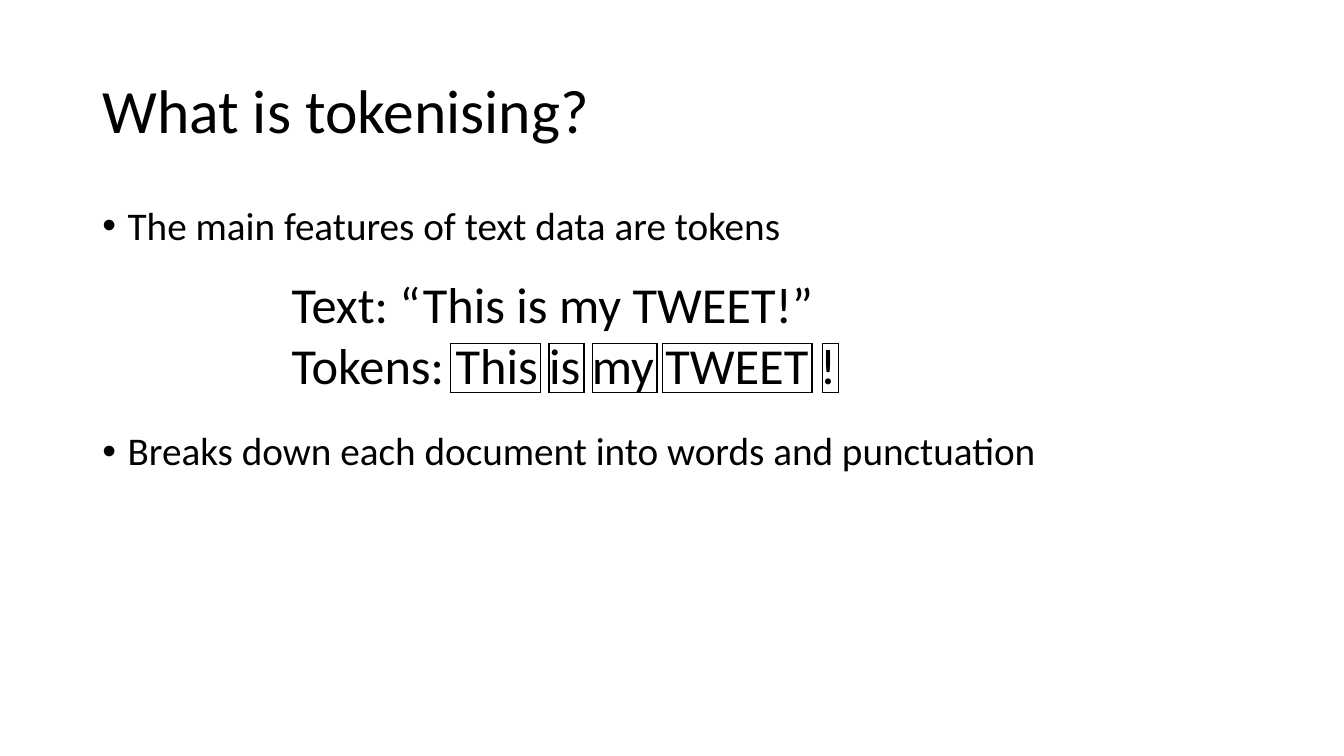
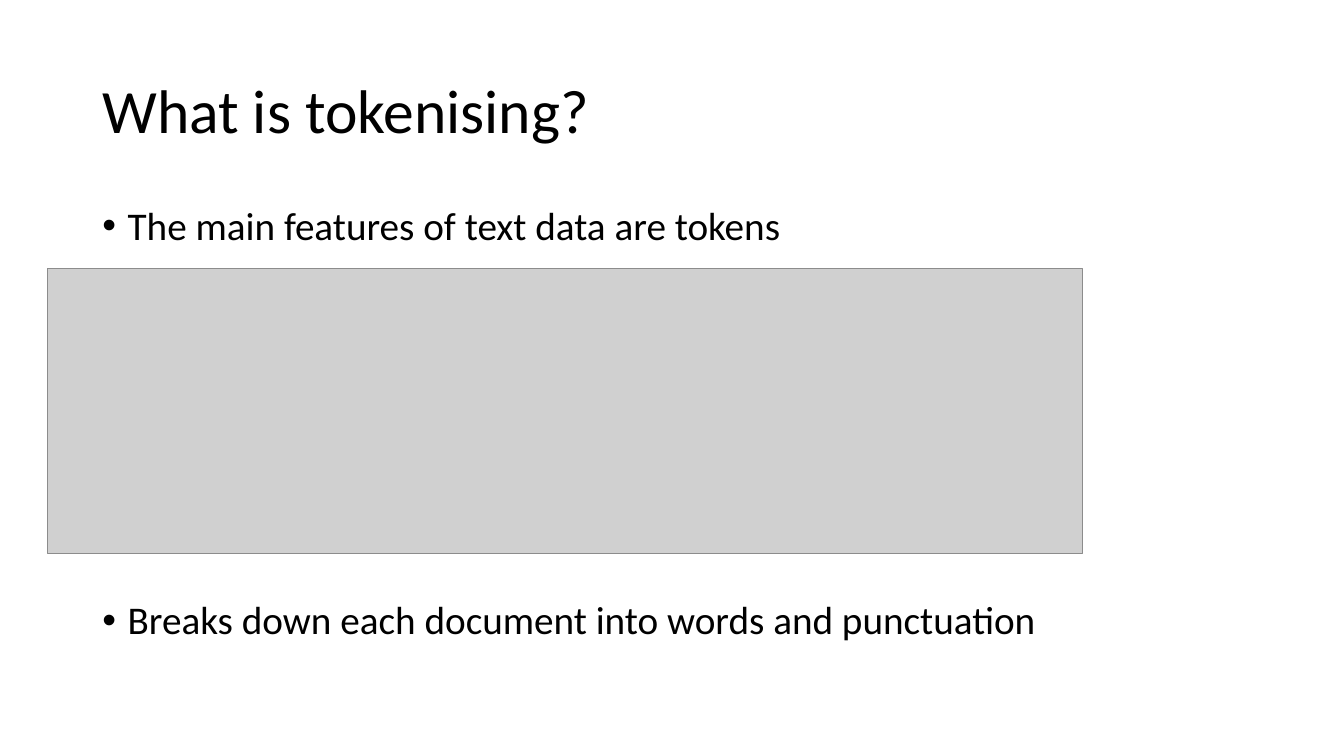
Before and after one commit to MeyerGrace/eRum_2018_prep, a slide deck: slide 12 of eRumWorkshop.pptx. Drawn at 1344x756 pixels with LibreOffice and Linux fonts; fonts in the diff are those of the drawing; grey boxes stand for pictures; background and template pictures are left out. Boxes give left, top, right and bottom in pixels: in the first picture for what was removed or moved away, otherwise in the second. Text is boxed around its words. In the diff, an @@ line names an element or a change of style, - is before the commit and + after.

```diff
--- a/eRumWorkshop.pptx
+++ b/eRumWorkshop.pptx
@@ text "The main features of text ..." rewrapped from box(128, 212, 1035, 472) to box(128, 212, 1035, 641) @@
@@ picture added at box(48, 268, 1083, 554) @@
@@ group removed at box(292, 287, 839, 393): 5 rectangles, 1 text @@
-Text: “This is my TWEET!”
-Tokens: This is my TWEET !
```
Also in this commit, not shown: 8 other slides changed, 3 slides removed.
